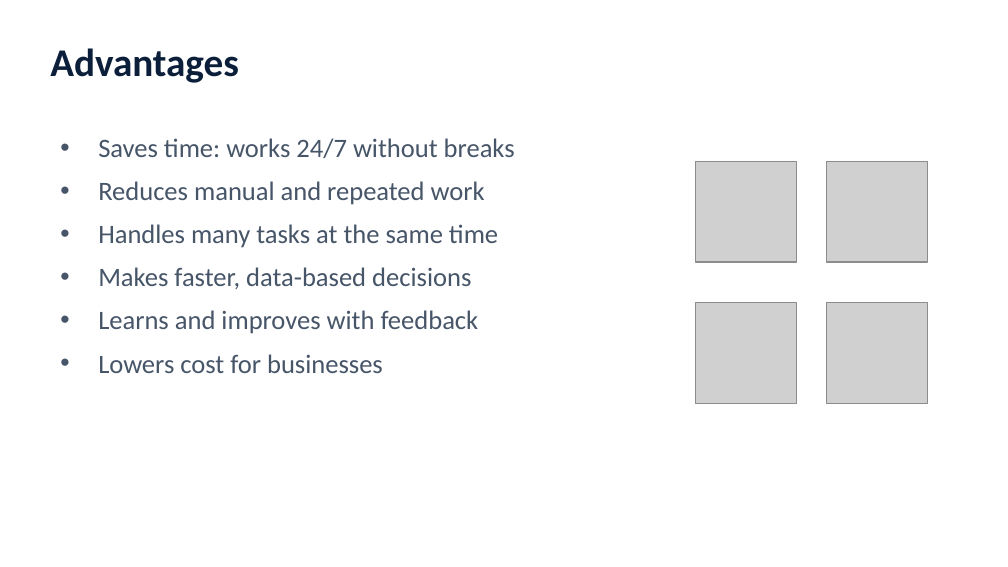
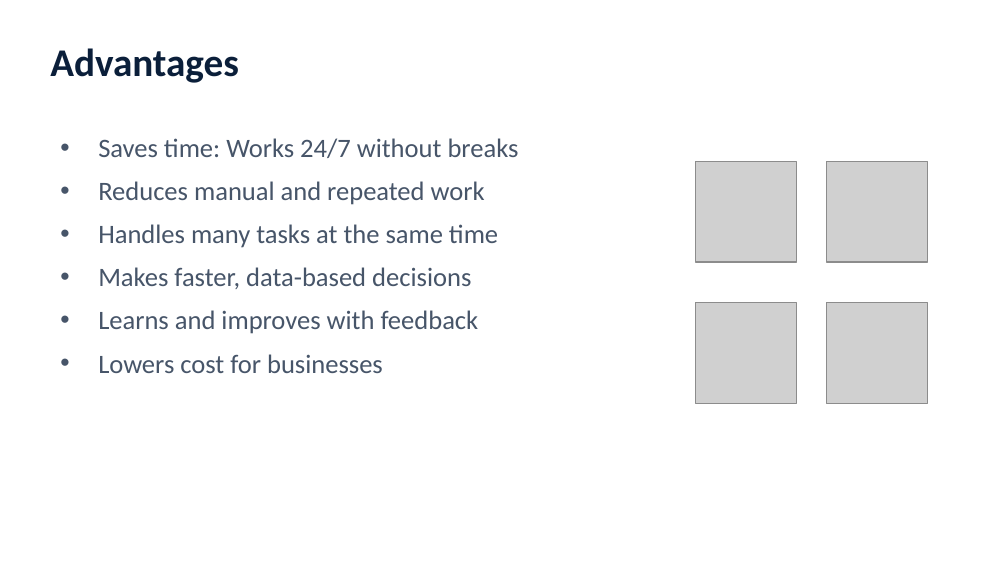
Before and after one commit to kpjadhav30/Project, a slide deck: slide 11 of Agentic_AI G1.pptx. Drawn at 1008x567 pixels with LibreOffice and Linux fonts; fonts in the diff are those of the drawing; grey boxes stand for pictures. Boxes give left, top, right and bottom in pixels: in the first picture for what was removed or moved away, otherwise in the second. Text is boxed around its words. In the diff, an @@ line names an element or a change of style, - is before the commit and + after.

```diff
--- a/Agentic_AI G1.pptx
+++ b/Agentic_AI G1.pptx
@@ text at (98,138,519,158): text changed @@
-• Saves time: works 24/7 without breaks
+• Saves time: Works 24/7 without breaks
```
Also in this commit, not shown: 9 other files.
